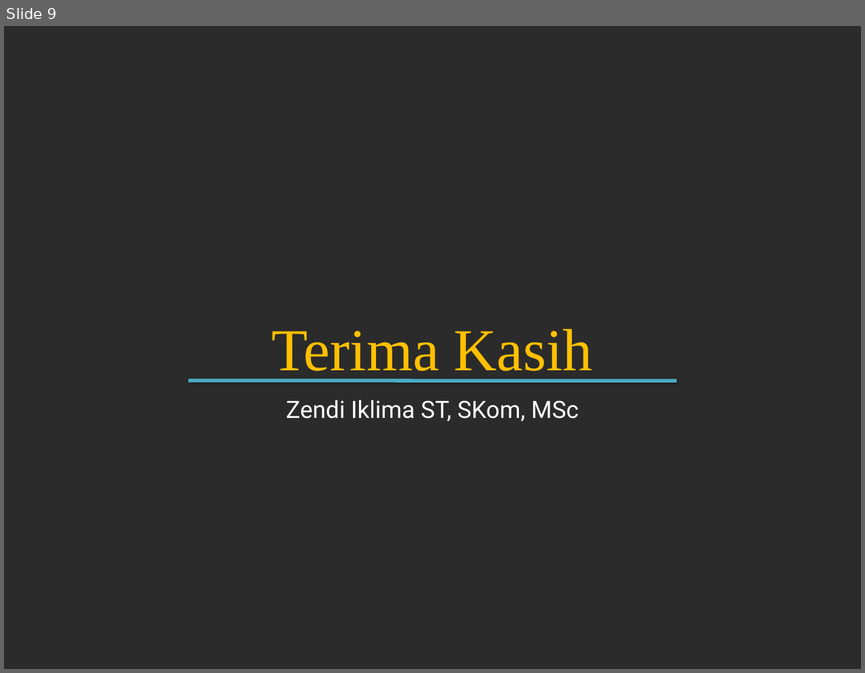
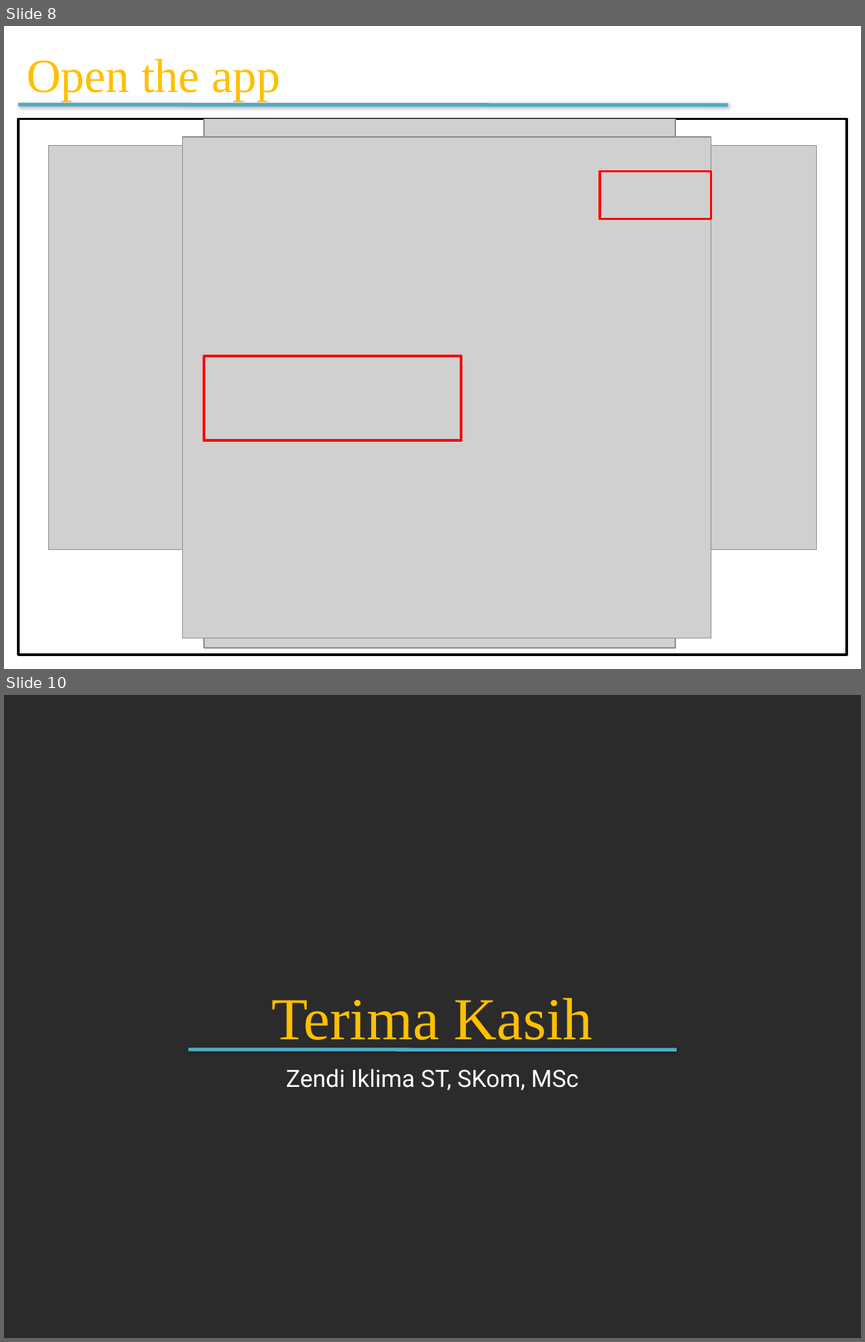
Before and after one commit to zendi014/PK2, a slide deck: PPT/M12 Hosting App.pptx. Shown one above the other, each under a label of ours: slide 9 before the commit, slides 8 and 10 after it; the slides between them are not shown. The pictures are 865x673 and 865x1342 pixels, drawn with LibreOffice and Linux fonts; fonts in the diff are those of the drawing; grey boxes stand for pictures; background and template pictures are left out; a plain dark background stands for a picture behind light text. Boxes give left, top, right and bottom in pixels: in the first picture for what was removed or moved away, otherwise in the second. Text is boxed around its words. In the diff, an @@ line names an element or a change of style, - is before the commit and + after.

```diff
--- a/PPT/M12 Hosting App.pptx
+++ b/PPT/M12 Hosting App.pptx
@@ slide 8 added at bbox=[4, 26, 861, 669], background picture (left out) @@
@@ text added at bbox=[26, 59, 280, 101], 40 pt, text #FFC000 @@
+Open the app
@@ line added from (18, 105) to (728, 105), #4BACC6 3 pt @@
@@ rectangle added at bbox=[18, 118, 847, 654], fill #FFFFFF, outline #000000 2 pt @@
@@ picture added at bbox=[204, 118, 675, 648] @@
@@ picture added at bbox=[49, 145, 816, 549] @@
@@ picture added at bbox=[182, 137, 711, 638] @@
@@ rectangle added at bbox=[600, 171, 711, 219], outline #FF0000 2 pt @@
@@ rectangle added at bbox=[204, 356, 461, 440], outline #FF0000 2 pt @@
@@ what was slide 9 is now slide 10 @@
```
Also in this commit, not shown: 1 slide changed, 9 other files.
